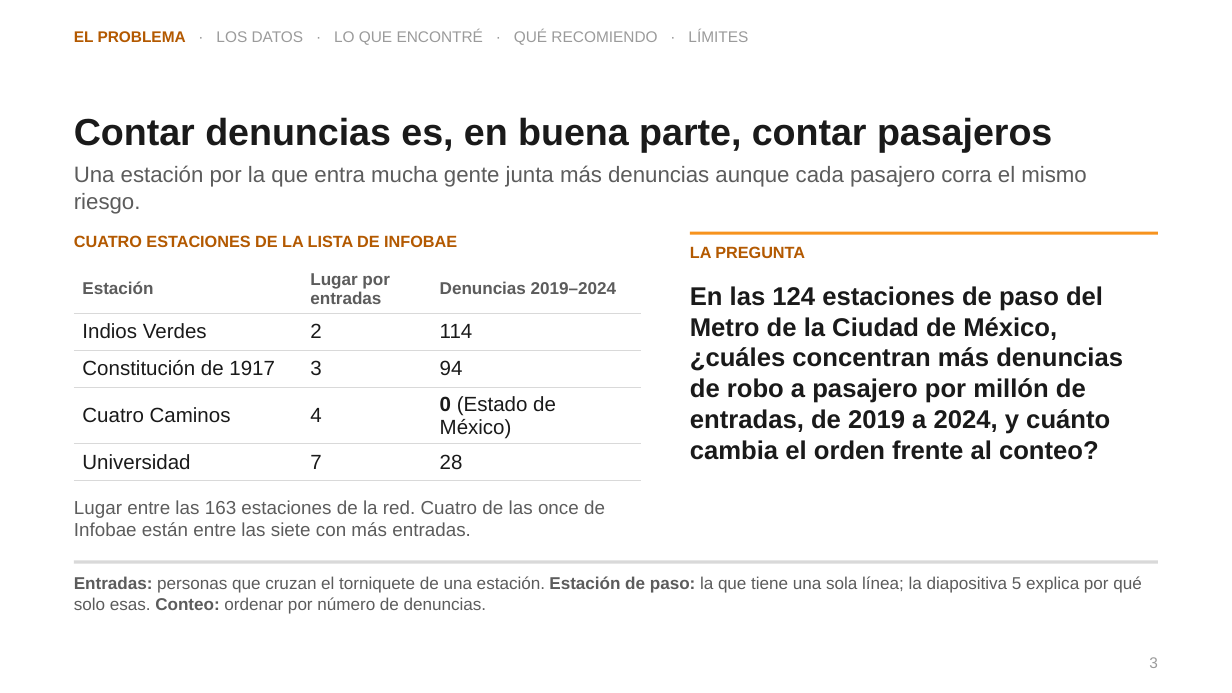
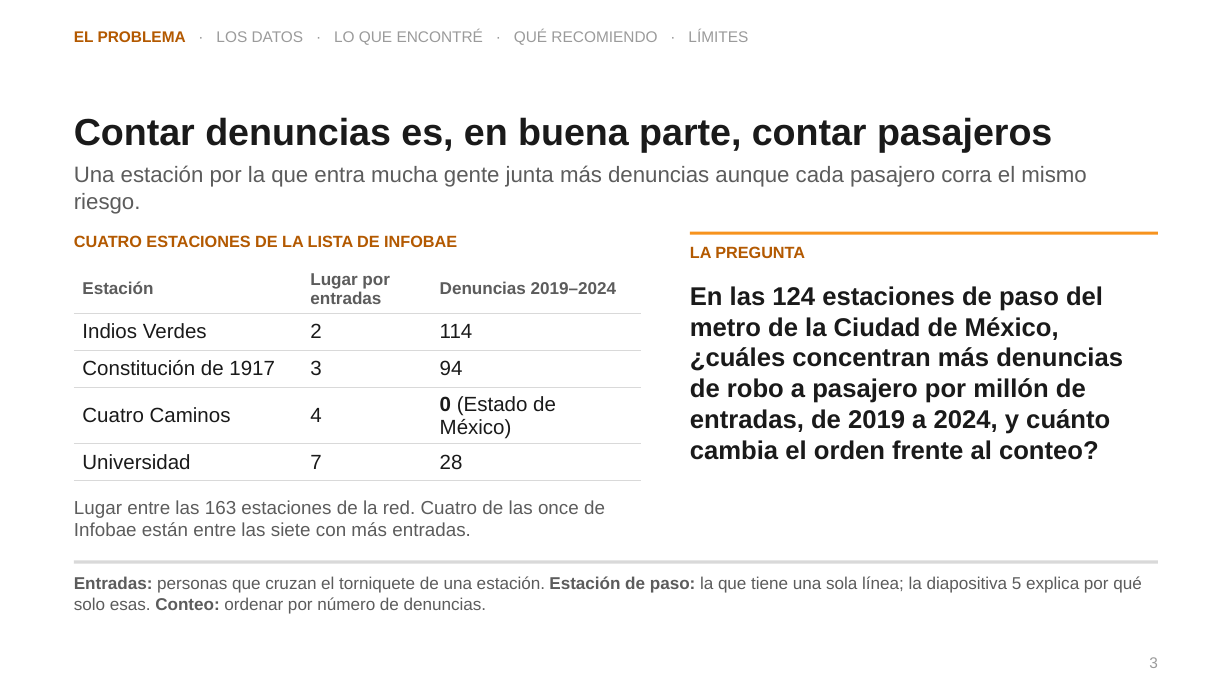
Before and after one commit to sebastiancordoba/caso-inseguridad-cdmx, a slide deck: slide 3 of docs/presentacion/presentacion.pptx. Drawn at 1232x693 pixels with LibreOffice and Linux fonts; fonts in the diff are those of the drawing. Boxes give left, top, right and bottom in pixels: in the first picture for what was removed or moved away, otherwise in the second. Text is boxed around its words. In the diff, an @@ line names an element or a change of style, - is before the commit and + after.

```diff
--- a/docs/presentacion/presentacion.pptx
+++ b/docs/presentacion/presentacion.pptx
@@ text at <box>690,286,1123,460</box>: text changed @@
-En las 124 estaciones de paso del Metro de la Ciudad de México, ¿cuáles concentran más denuncias de robo a pasajero por millón de entradas, de 2019 a 2024, y cuánto cambia el orden frente al conteo?
+En las 124 estaciones de paso del metro de la Ciudad de México, ¿cuáles concentran más denuncias de robo a pasajero por millón de entradas, de 2019 a 2024, y cuánto cambia el orden frente al conteo?
```
Also in this commit, not shown: 5 other slides changed, 8 other files.
